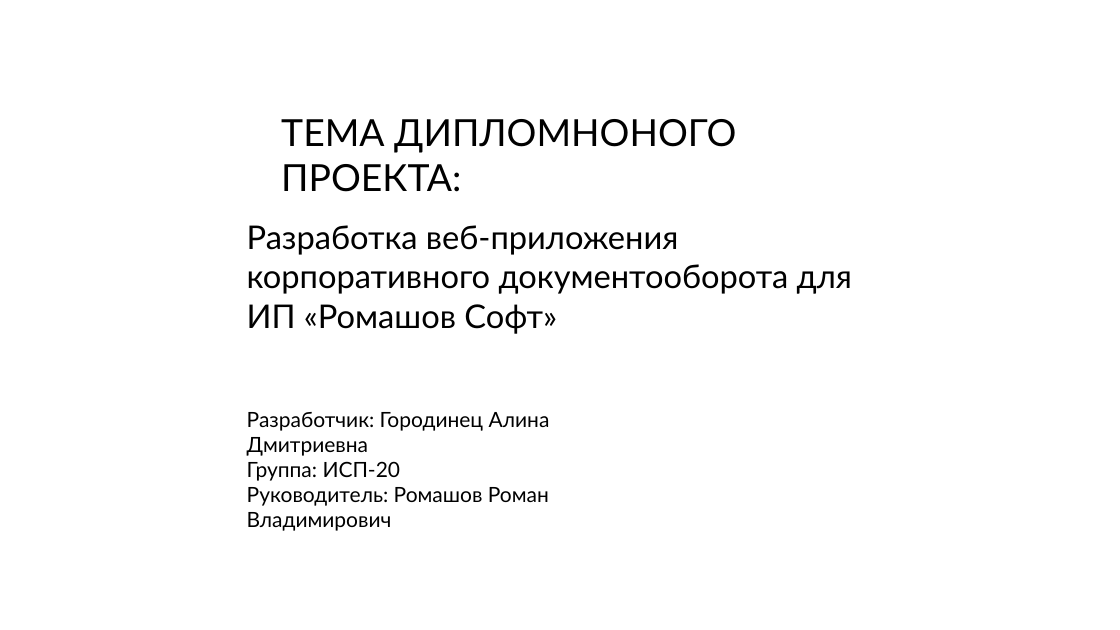
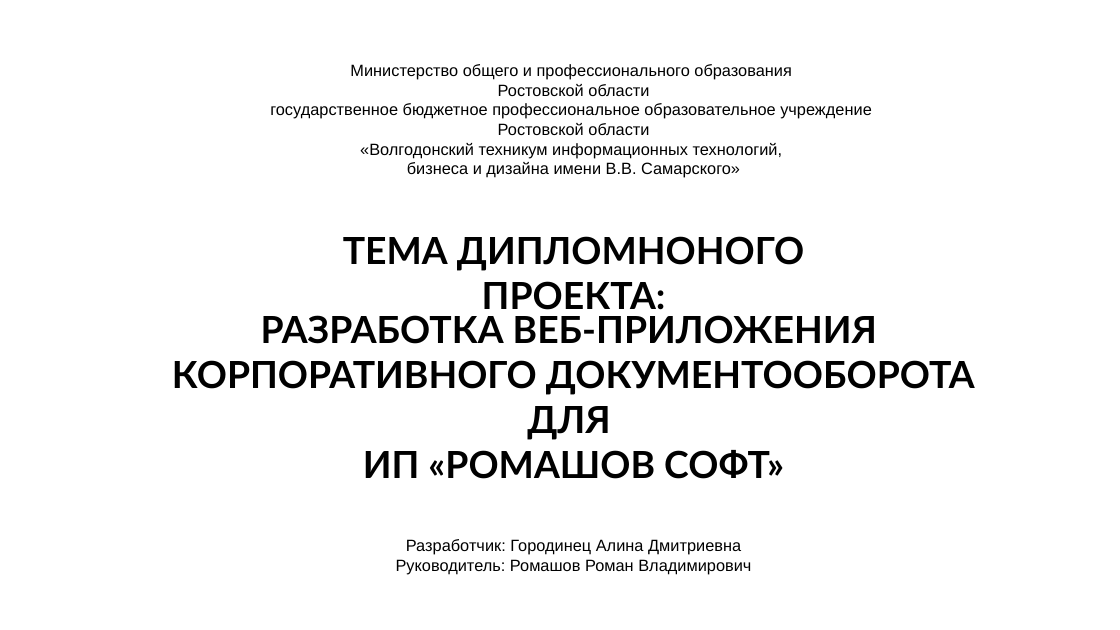
Before and after one commit to alwegr/gorodinec-graduate-project, a slide deck: slide 1 of misc/презентация/Городинец А.Д. ИСП-20.pptx. Drawn at 1120x630 pixels with LibreOffice and Linux fonts; fonts in the diff are those of the drawing; background and template pictures are left out. Boxes give left, top, right and bottom in pixels: in the first picture for what was removed or moved away, otherwise in the second. Text is boxed around its words. In the diff, an @@ line names an element or a change of style, - is before the commit and + after.

```diff
--- a/misc/презентация/Городинец А.Д. ИСП-20.pptx
+++ b/misc/презентация/Городинец А.Д. ИСП-20.pptx
@@ rectangle: place and size @@
-rectangle at bbox=[211, 95, 910, 535]
+rectangle at bbox=[29, 29, 1091, 601]
@@ text added at bbox=[270, 64, 872, 178], 14 pt, text #000000 @@
+Министерство общего и профессионального образования
+Ростовской области
+государственное бюджетное профессиональное образовательное учреждение
+Ростовской области
+«Волгодонский техникум информационных технологий,
+бизнеса и дизайна имени В.В. Самарского»
@@ text "ТЕМА ДИПЛОМНОНОГО ПРОЕКТА:": place and size @@
-text "ТЕМА ДИПЛОМНОНОГО ПРОЕКТА:" at bbox=[281, 119, 736, 192]
+text "ТЕМА ДИПЛОМНОНОГО ПРОЕКТА:" at bbox=[343, 236, 804, 310]
@@ text "ТЕМА ДИПЛОМНОНОГО ПРОЕКТА:" at bbox=[343, 236, 804, 310]: bold on; alignment left to centre; vertical alignment middle to top @@
@@ text at bbox=[172, 315, 975, 479]: text changed; size 28 to 32 pt; bold on @@
-Разработка веб-приложения корпоративного документооборота для ИП «Ромашов Софт»
+РАЗРАБОТКА ВЕБ-ПРИЛОЖЕНИЯ
+КОРПОРАТИВНОГО ДОКУМЕНТООБОРОТА ДЛЯ
+ИП «РОМАШОВ СОФТ»
@@ line removed from (211, 364) to (909, 364) @@
@@ text at bbox=[247, 461, 401, 481]: paragraph removed @@
-Группа: ИСП-20
@@ text "Разработчик: Городинец Алина Дмитриевна": place and size @@
-text "Разработчик: Городинец Алина Дмитриевна" at bbox=[247, 412, 550, 531]
+text "Разработчик: Городинец Алина Дмитриевна" at bbox=[396, 539, 751, 575]
@@ text "Разработчик: Городинец Алина Дмитриевна" at bbox=[396, 539, 751, 575]: size 18 to 14 pt, font Lato to Arial; alignment left to centre @@
```
Also in this commit, not shown: 3 other slides changed, 4 slides added, 17 slides removed, 42 other files.
